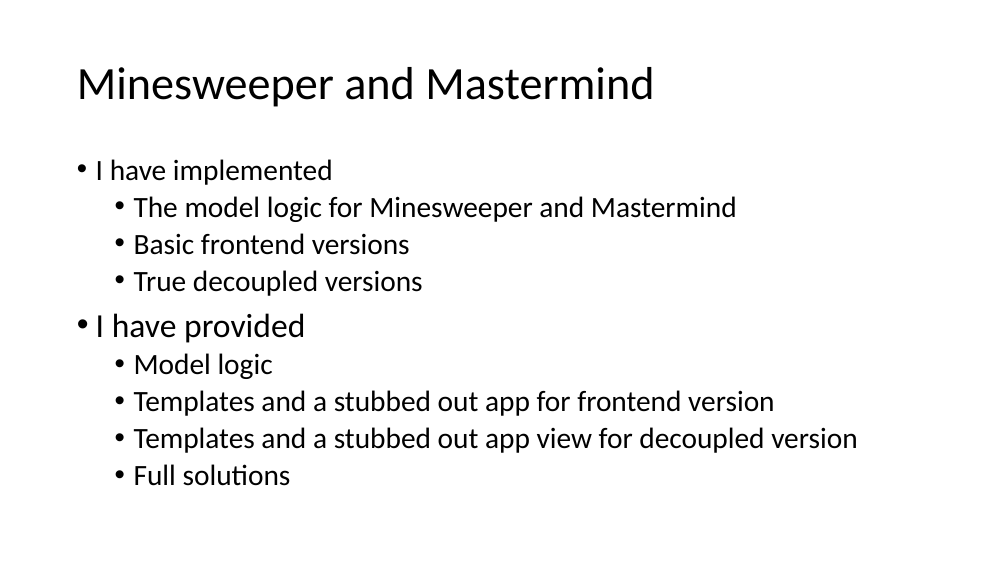
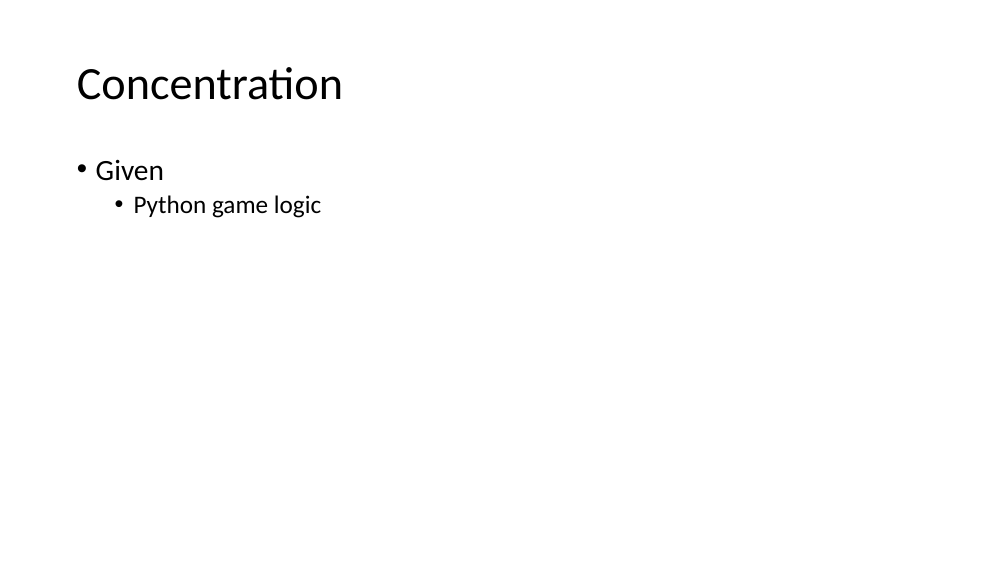
Before and after one commit to pgolbus/411-examples, a slide deck: slide 15 of flask apps.pptx (slide 13 before the commit). Drawn at 1008x567 pixels with LibreOffice and Linux fonts; fonts in the diff are those of the drawing. Boxes give left, top, right and bottom in pixels: in the first picture for what was removed or moved away, otherwise in the second. Text is boxed around its words. In the diff, an @@ line names an element or a change of style, - is before the commit and + after.

```diff
--- a/flask apps.pptx
+++ b/flask apps.pptx
@@ title at (77,67,343,100): text changed @@
-Minesweeper and Mastermind
+Concentration
@@ text at (96,159,321,218): text changed; size 28 to 24 pt @@
-• I have implemented
-  • The model logic for Minesweeper and Mastermind
-  • Basic frontend versions
-  • True decoupled versions
-• I have provided
-  • Model logic
-  • Templates and a stubbed out app for frontend version
-  • Templates and a stubbed out app view for decoupled version
-  • Full solutions
+• Given
+  • Python game logic
```
Also in this commit, not shown: 2 other slides changed, 2 slides added, 2 other files.
